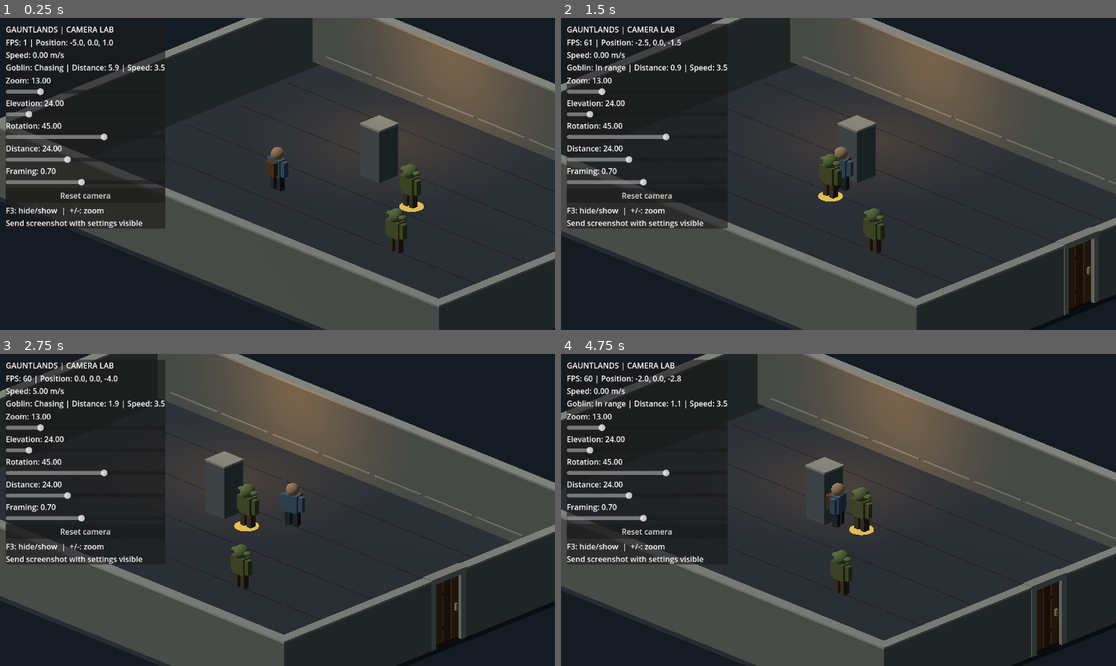
Above: before the commit, frames 1-4 (two rows, left to right).
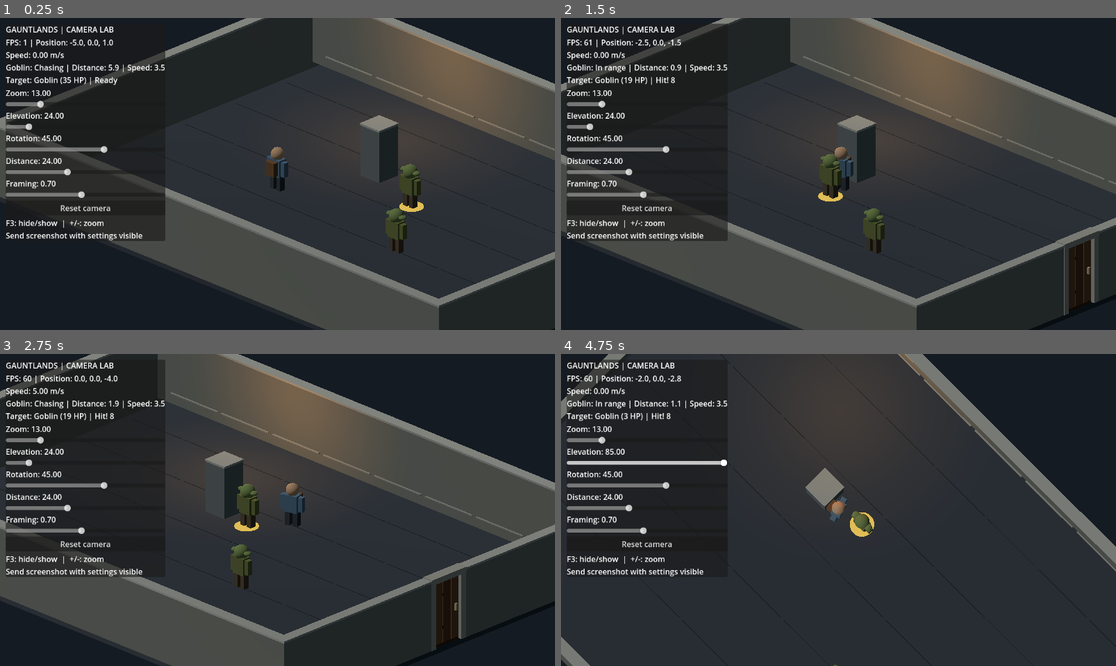
Above: after the commit, the same moments.

Repository: Jonty303/Project-Gauntlands
Game: Godot game, scene res://scenes/experiment_25d.tscn
Two runs of this game, one before a commit and one after it. Both use one fixed random seed, a clock stepped at 60 frames per second and the inputs below. This scene is started directly instead of the project's main scene.
Inputs (mouse positions are in pixels of both pictures, inside the frame that each line leads up to):
- Up to frame 1 (0.25 s): no input
- Up to frame 2 (1.5 s): tap Enter (ui_accept) at 0.5, 0.77 s; move the mouse to (960, 158) at 0.52 s; hold D (move_right) 0.53-1.25 s; hold Space (attack) 0.53-1.25 s; click (960, 158) at 0.67 s; drag from (727, 189) to (810, 236) at 1.27 s
- Up to frame 3 (2.75 s): move the mouse to (333, 441) at 2.02 s; hold D (move_right) from 2.03 s (still down); tap Q (target_previous) at 2.1 s
- Up to frame 4 (4.75 s): release D (move_right) at 2.75 s; drag from (810, 572) to (672, 463) at 2.77 s; move the mouse to (1005, 556) at 3.52 s; hold A (move_left) 3.53-4.25 s; hold Space (attack) 3.53-4.25 s; tap Enter (ui_accept) at 3.77 s; drag from (672, 463) to (755, 432) at 4.27 s

The runs differ from the first frame. In frame 1, 3.4% of the frame differs, in the area x 1-30%, y 18-72%; in frame 2, 3.7%; in frame 3, 3.5%; in frame 4, 33%, in the area x 0-100%, y 0-100%.

Commit message:
Display selected enemy health and combat rolls in debug overlay

Diff:
--- a/scripts/debug_overlay_25d.gd
+++ b/scripts/debug_overlay_25d.gd
@@ -105,6 +105,12 @@
     var p := hero.global_position
     stats.text = "FPS: %d | Position: %.1f, %.1f, %.1f\nSpeed: %.2f m/s" % [Engine.get_frames_per_second(),p.x,p.y,p.z,hero.velocity.length()]
     stats.text += "\nGoblin: %s | Distance: %.1f | Speed: %.1f" % [str(experiment.get("goblin_state")),float(experiment.get("goblin_distance")),3.5]
+    var current_target: CharacterBody3D = experiment.get("target")
+    var target_text := "None"
+    if is_instance_valid(current_target):
+        var health: Dictionary = experiment.get("goblin_health")
+        target_text = "%s (%d HP)" % [current_target.name, int(health.get(current_target, 0))]
+    stats.text += "\nTarget: %s | %s" % [target_text, str(experiment.get("combat_log"))]
     var captions := {"size":"Zoom","camera_elevation":"Elevation","camera_yaw":"Rotation","camera_distance":"Distance","camera_framing":"Framing"}
     for property in captions:
         var label: Label = readouts[property]
